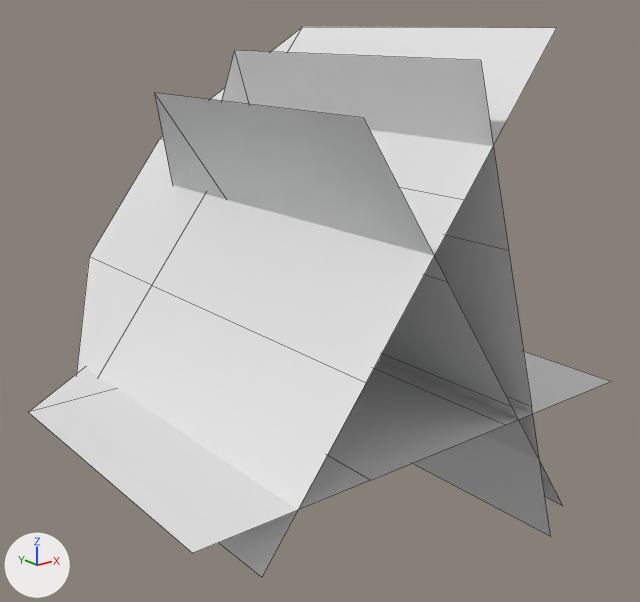
The Blender file Assets/Models/GrassBillboardLOD.blend: old version first, new version second.
Both versions are drawn from a camera (50 mm lens) standing at (-1.037, -0.956, 0.6) and looking at (0.069, 0.427, 0.047). The lights are fixed; the arrows at lower left show +X, +Y and +Z. Mesh edges are drawn as thin lines. Objects named as collision shapes, trigger or cutter boxes, shadow casters or lower levels of detail are left out.

Objects in the first picture: 'Grass_LOD0'.
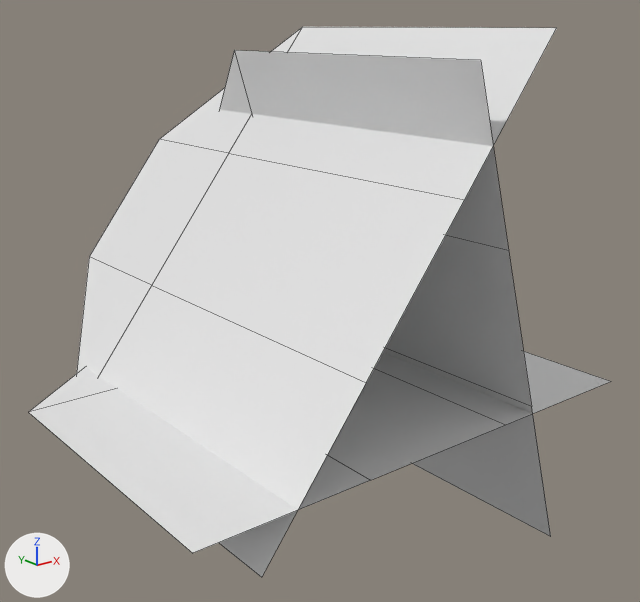
Location of each change, (x1, y1, x2, y2) in pixels of the pictures (640 x 602 px):
part 1 of me_grass_lod0, deleted
    before: (155, 93, 563, 506)

Edits to the bpy script that builds the scene:
```text
Change me_grass_lod0:
    where me_grass_lod0.from_pydata(...)  # 40 vertices, 24 faces; spans x -0.5..0.5, y 0.0..1.0, z -0.411..0.593
    used by ob_grass_lod0; location = (0.0, 0.0, 0.0)
    me_grass_lod0 part 1: the loose piece of 10 vertices spanning x -0.194..0.371, y 0.0..0.879, z -0.352..0.473 is deleted
```
